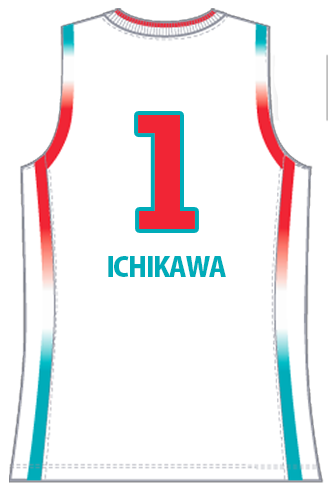
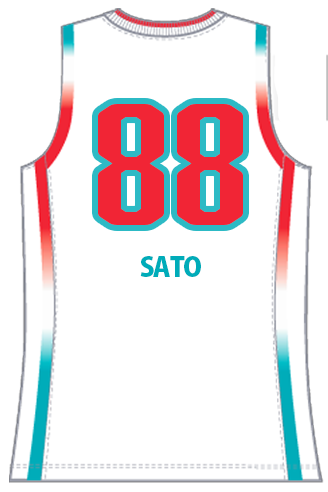
Layers edited between the first and the second 328x492 image:
renamed "1" to "88", painted on it over (x1=98, y1=104, x2=243, y2=229)
renamed "ICHIKAWA" to "SATO", painted on it over (x1=108, y1=256, x2=226, y2=277)
